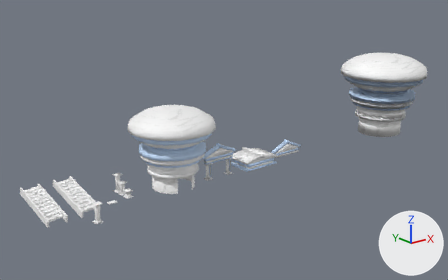
Before and after pictures for a commit that changed the Blender file Blender/Obstacles_Buildings/GreekPillar.blend.
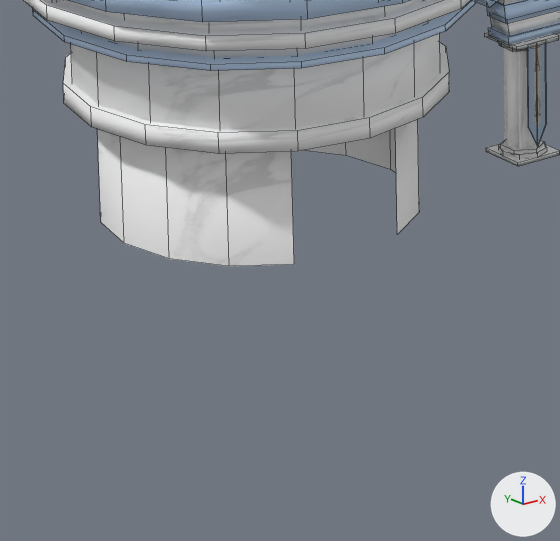
There are two pictures of each version: one whole from a 50 mm camera at (-141.9, -212.8, 100.5) aimed at (36.4, 10.0, 11.4), one close up on the part from 31% to 48% of the width and 57% to 82% of the height. Arrows for +X, +Y and +Z are at lower right; the lights stay in place. The last two pictures show the newer version. The close-ups show mesh edges as thin lines.

Before the edit, the objects in view are built like this:
```python
me_cube = bpy.data.meshes.new('Cube')
me_cube.from_pydata(...)  # 8 vertices, 6 faces; spans x -1.0..1.0, y -1.0..1.0, z -1.0..1.0
me_cube.polygons.foreach_set('use_smooth', [True] * 6)
me_cube.materials.append(mat_material)  # picture img_marble_alt_tex_copy_jpg
me_cylinder_015 = bpy.data.meshes.new('Cylinder.015')
me_cylinder_015.from_pydata(...)  # 96 vertices, 74 faces; spans x -1.09..1.09, y -1.09..1.09, z -1.0..1.0
me_cylinder_015.polygons.foreach_set('use_smooth', [True] * 74)
me_cylinder_015.materials.append(mat_material_001)  # picture img_marble_texture_jpeg
me_cylinder_025 = bpy.data.meshes.new('Cylinder.025')
me_cylinder_025.from_pydata(...)  # 718 vertices, 463 faces; spans x -18.8..18.8, y -18.8..18.8, z -0.1..34.9
me_cylinder_025.polygons.foreach_set('use_smooth', [True] * 463)
# faces by material slot: [337, 126]
me_cylinder_025.materials.append(mat_material_001)  # picture img_marble_texture_jpeg
me_cylinder_025.materials.append(mat_material)  # picture img_marble_alt_tex_copy_jpg
ob_cube_010 = bpy.data.objects.new('Cube.010', me_cube)
ob_cube_010.location = (25.3, 0.0, 6.43)
ob_cube_010.scale = (7.84, 1.0, 0.301)
ob_cylinder_015 = bpy.data.objects.new('Cylinder.015', me_cylinder_015)
ob_cylinder_015.location = (19.2, 0.0, 2.29)
ob_cylinder_015.scale = (1.0, 1.0, 3.34)
ob_cylinder_025 = bpy.data.objects.new('Cylinder.025', me_cylinder_025)
ob_cylinder_025.location = (0.0, 0.0, 0.0)
# also in view: 'Cube.041' at (19.2, -1.5, 2.7); 'Cube.011' at (25.3, 0.0, 7.2); 'Cube.012' at (25.3, 0.0, 8.1)
```
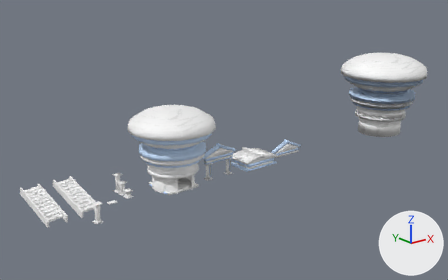
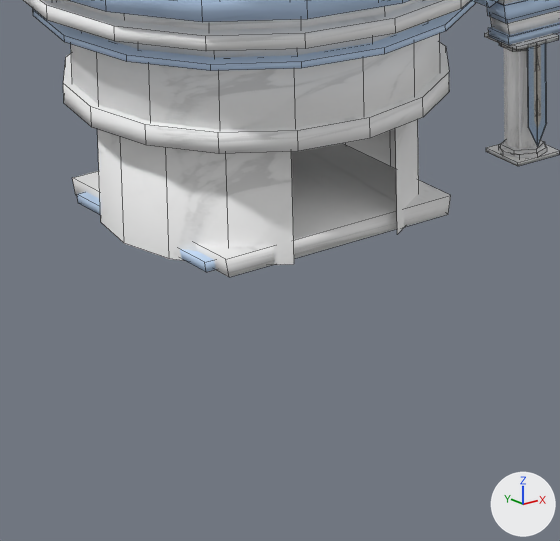
Changed parts and their boxes [x1, y1, x2, y2] in the close-ups (560 x 541 px):
'Cube.021', added: after [72, 143, 451, 277]
'Cube.020', added: after [77, 192, 216, 272]

What changed in the scene script:
```text
Add me_cube_004:
    me_cube_004.from_pydata(...)  # 8 vertices, 6 faces; spans x -7.8..7.9, y -8.1..8.1, z -0.1..1.0
    me_cube_004.polygons.foreach_set('use_smooth', [True] * 6)
    me_cube_004.materials.append(mat_material_001)  # picture img_marble_texture_jpeg
Add me_cube_003:
    me_cube_003.from_pydata(...)  # 8 vertices, 6 faces; spans x -8.3..7.4, y -6.7..6.7, z -0.1..0.5
    me_cube_003.polygons.foreach_set('use_smooth', [True] * 6)
    me_cube_003.materials.append(mat_material)  # picture img_marble_alt_tex_copy_jpg
Add ob_cube_021:
    ob_cube_021 = bpy.data.objects.new('Cube.021', me_cube_004)
    ob_cube_021.location = (0.0, 0.0, 0.0)
Add ob_cube_020:
    ob_cube_020 = bpy.data.objects.new('Cube.020', me_cube_003)
    ob_cube_020.location = (0.0, 0.0, 0.0)
```
